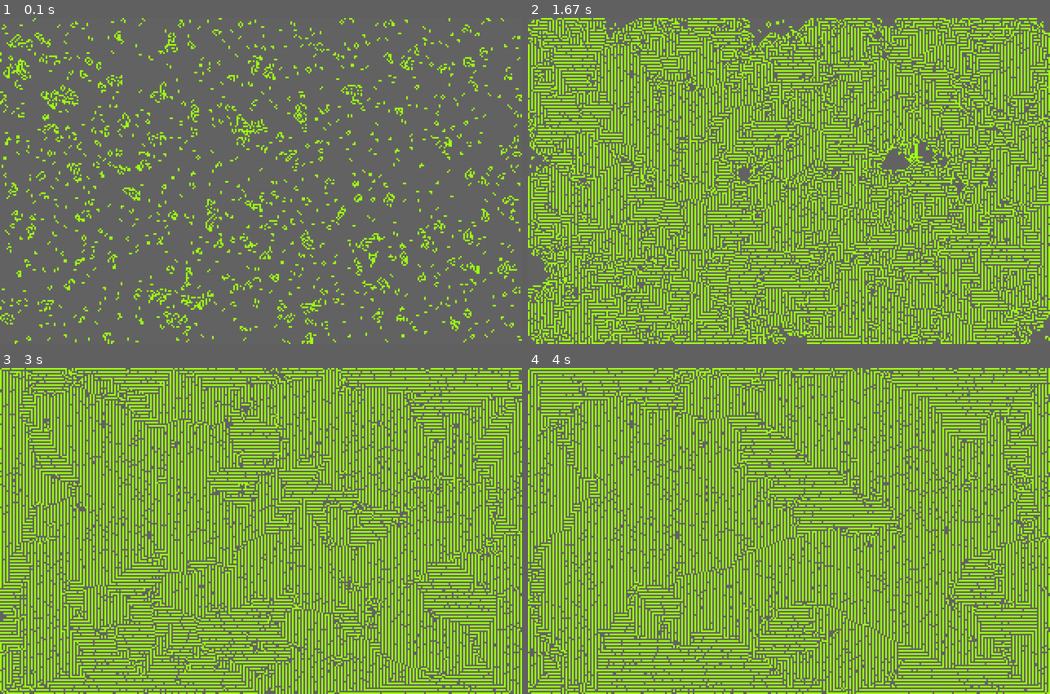
Above: before the commit, frames 1-4 (two rows, left to right).
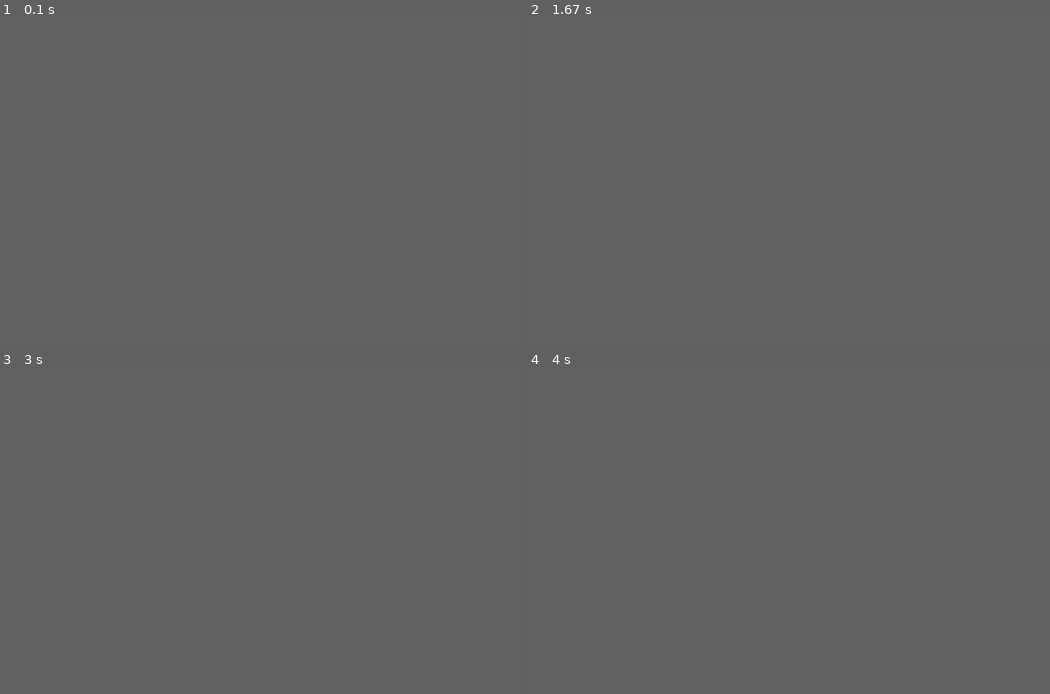
Above: after the commit, the same moments.

Repository: jogobom/PyGameLife
Game: pygame game, started from life.py
Two runs of this game, one before a commit and one after it. Both use one fixed random seed, a clock stepped at 60 frames per second and the inputs below.
Inputs (mouse positions are in pixels of both pictures, inside the frame that each line leads up to):
- Up to frame 1 (0.1 s): no input
- Up to frame 2 (1.67 s): tap Enter at 0.33 s
- Up to frame 3 (3 s): click (271, 420) at 2.22 s; click (234, 615) at 2.55 s; tap Enter at 2.83 s
- Up to frame 4 (4 s): tap Enter at 3.17, 3.5, 3.83 s

The runs differ from the first frame. In frame 1, 9.2% of the frame differs, in the area x 0-100%, y 0-100%; in frame 2, 55%; in frame 3, 58%; in frame 4, 58%.

Commit message:
Now waits for user to draw some live cells and press return to initiate game

Diff:
--- a/life.py
+++ b/life.py
@@ -1,5 +1,3 @@
-import random
-
 import pygame
 
 
@@ -30,19 +28,17 @@
             self.neighbours.append(population[(width * self.y) + self.x + 1])
 
     def update(self):
-        live_neighbours = [n for n in self.neighbours if n.alive]
+        live_neighbours = len([n for n in self.neighbours if n.alive])
         if self.alive:
-            if len(live_neighbours) < 2:
-                self.alive = False
-            elif len(live_neighbours) > 3:
+            if live_neighbours < 2 or live_neighbours > 3:
                 self.alive = False
         else:
-            if len(live_neighbours) == 3:
+            if live_neighbours == 3:
                 self.alive = True
 
     def draw(self, screen):
         if self.alive:
-            pygame.draw.rect(screen, (160, 255, 20), (self.x*4, self.y*4, 4, 4))
+            pygame.draw.rect(screen, (160, 255, 20), (self.x * 4, self.y * 4, 4, 4))
 
 
 class Population:
@@ -50,7 +46,7 @@
         self.population = []
         for y in range(height):
             for x in range(width):
-                self.population.append(Cell(x, y, random.randrange(100) > 90))
+                self.population.append(Cell(x, y, False))
         for y in range(height):
             for x in range(width):
                 self.population[(y * width) + x].init_neighbours(x, y, width, height, self.population)
@@ -65,13 +61,37 @@
             for x in range(width):
                 self.population[(y * width) + x].update()
 
+    def toggle_cell(self, width, scale, pos):
+        cell_x = int(pos[0] / scale)
+        cell_y = int(pos[1] / scale)
+        cell = self.population[(cell_y * width) + cell_x]
+        cell.alive = not cell.alive
+
 
 def life_game(width, height):
     pygame.init()
-    screen = pygame.display.set_mode((width*4, height*4))
+    screen_scale = 4
+    screen = pygame.display.set_mode((width * screen_scale, height * screen_scale))
     population = Population(width, height)
 
     clock = pygame.time.Clock()
+
+    while True:
+        clock.tick(60)
+
+        event = pygame.event.poll()
+        if event.type == pygame.QUIT:
+            return
+        elif event.type == pygame.KEYDOWN and event.key == pygame.K_RETURN:
+            break
+        elif event.type == pygame.MOUSEBUTTONDOWN:
+            population.toggle_cell(width, screen_scale, event.pos)
+
+        screen.fill((100, 100, 100))
+
+        population.draw(screen, width, height)
+
+        pygame.display.flip()
 
     while True:
         clock.tick(60)
